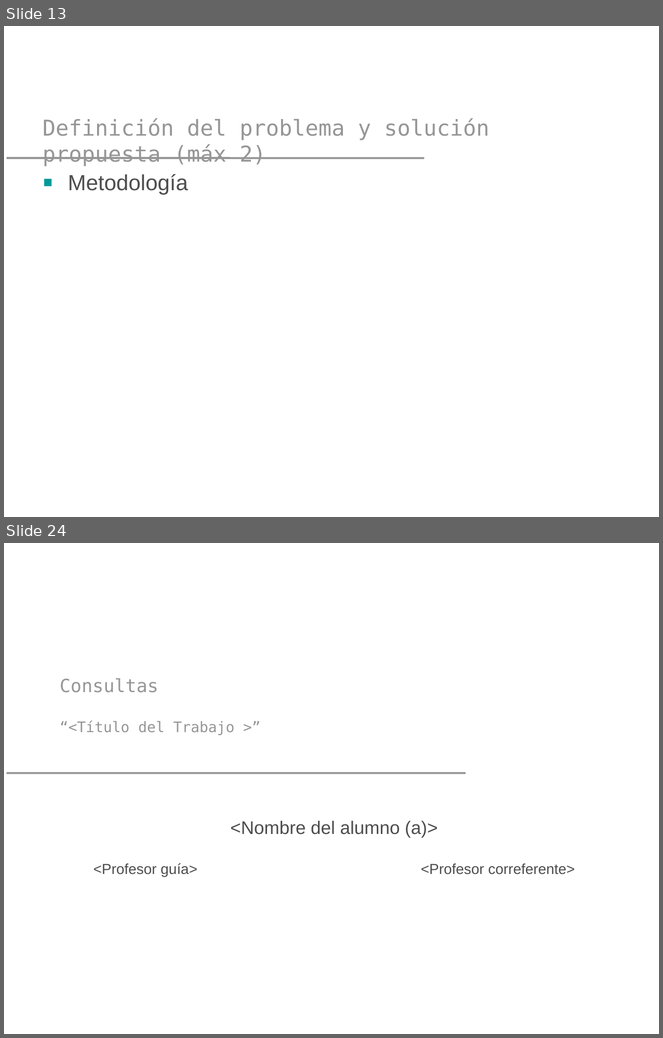
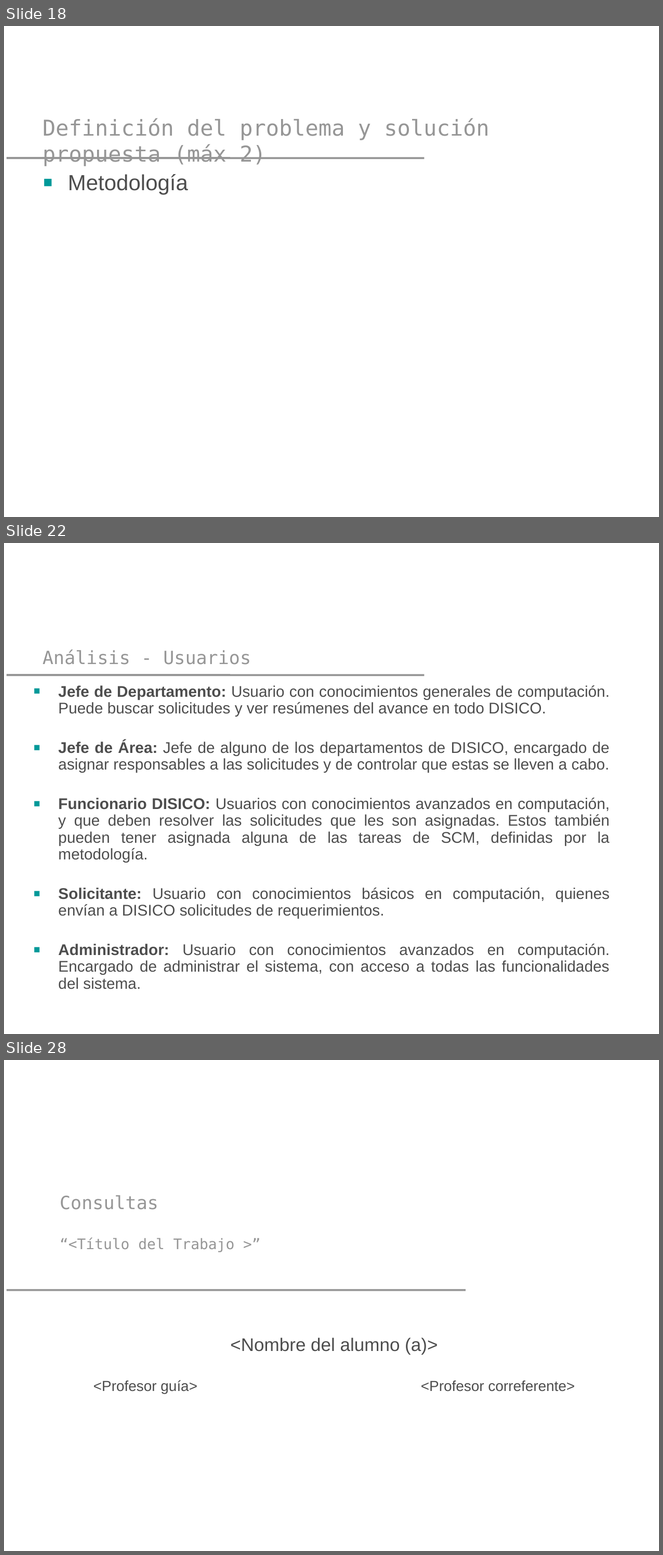
Before and after one commit to yano2h/TESIS, a slide deck: Presentaciones/Plantilla Pres 2_2012.pptx. Shown one above the other, each under a label of ours: slides 13 and 24 before the commit, slides 18, 22 and 28 after it; the slides between them are not shown. The pictures are 663x1038 and 663x1555 pixels, drawn with LibreOffice and Linux fonts; fonts in the diff are those of the drawing; background and template pictures are left out. Boxes give left, top, right and bottom in pixels: in the first picture for what was removed or moved away, otherwise in the second. Text is boxed around its words. In the diff, an @@ line names an element or a change of style, - is before the commit and + after.

```diff
--- a/Presentaciones/Plantilla Pres 2_2012.pptx
+++ b/Presentaciones/Plantilla Pres 2_2012.pptx
@@ slide 22 added at bbox=[4, 543, 659, 1034], background picture (left out); not listed: 1 template element that a slide beside it also shows @@
@@ title added at bbox=[42, 650, 251, 665], 20 pt, text #969696 @@
+Análisis - Usuarios
@@ text added at bbox=[58, 685, 610, 990], 17 pt, text #4D4D4D @@
+■ Jefe de Departamento: Usuario con conocimientos generales de computación. Puede buscar solicitudes y ver resúmenes del avance en todo DISICO.
+■ Jefe de Área: Jefe de alguno de los departamentos de DISICO, encargado de asignar responsables a las solicitudes y de controlar que estas se lleven a cabo.
+■ Funcionario DISICO: Usuarios con conocimientos avanzados en computación, y que deben resolver las solicitudes que les son asignadas. Estos también pueden tener asignada alguna de las tareas de SCM, definidas por la metodología.
+■ Solicitante: Usuario con conocimientos básicos en computación, quienes envían a DISICO solicitudes de requerimientos.
+■ Administrador: Usuario con conocimientos avanzados en computación. Encargado de administrar el sistema, con acceso a todas las funcionalidades del sistema.
@@ what was slide 13 is now slide 18 @@
@@ what was slide 24 is now slide 28 @@
```
Also in this commit, not shown: 12 slides changed, 7 other slides added, 4 slides removed.
